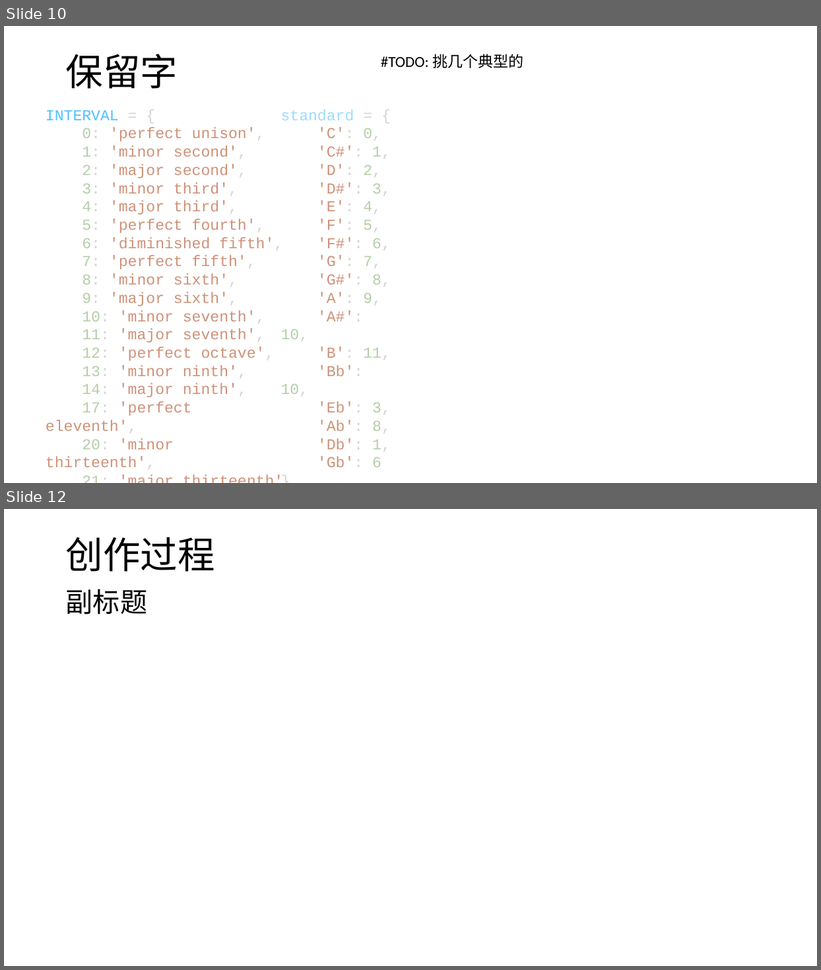
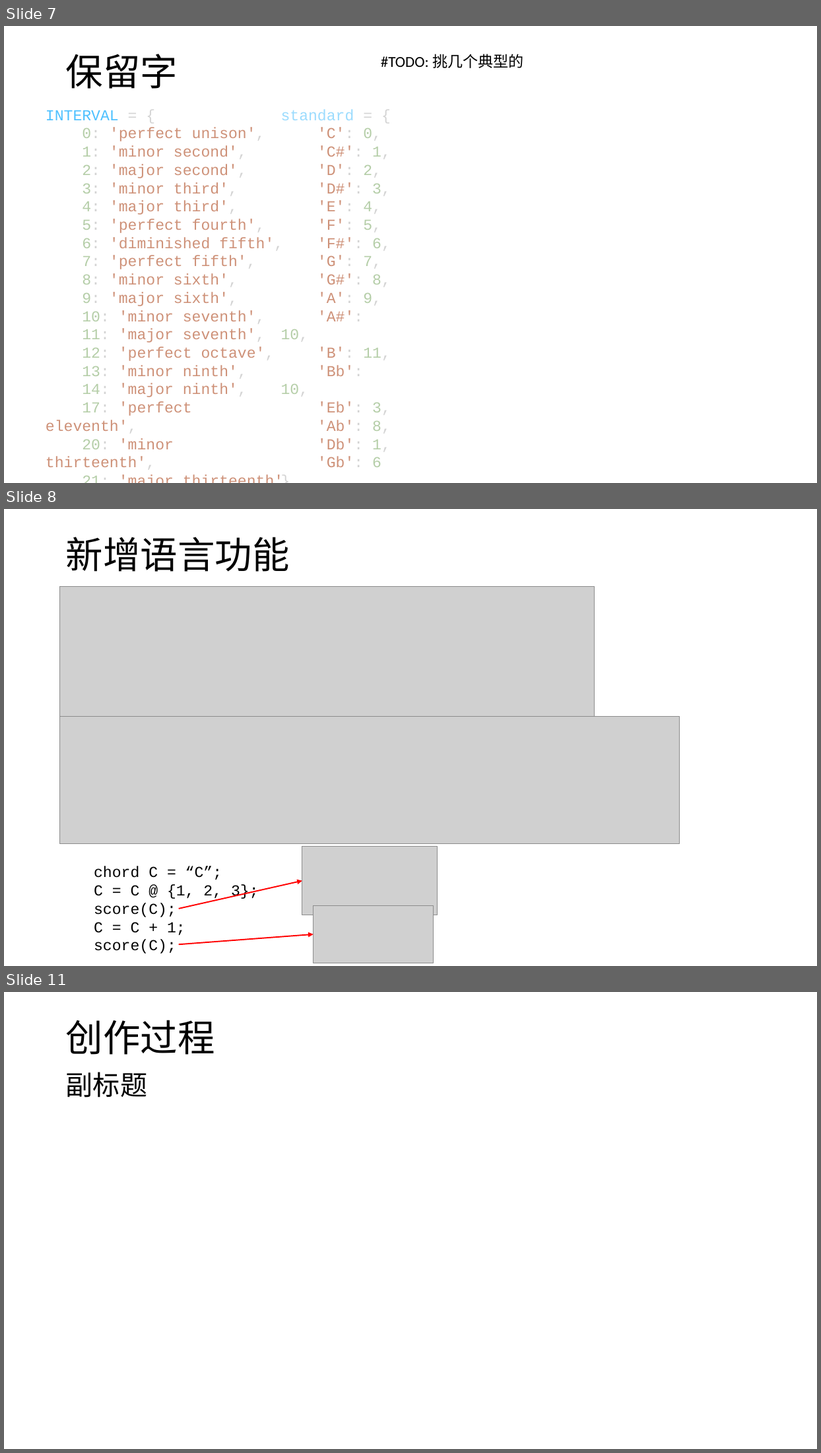
Before and after one commit to hyc2026/musicode, a slide deck: musicode展示.pptx. Shown one above the other, each under a label of ours: slides 10 and 12 before the commit, slides 7, 8 and 11 after it; the slides between them are not shown. The pictures are 821x970 and 821x1453 pixels, drawn with LibreOffice and Linux fonts; fonts in the diff are those of the drawing; grey boxes stand for pictures. Boxes give left, top, right and bottom in pixels: in the first picture for what was removed or moved away, otherwise in the second. Text is boxed around its words. In the diff, an @@ line names an element or a change of style, - is before the commit and + after.

```diff
--- a/musicode展示.pptx
+++ b/musicode展示.pptx
@@ slide 8 added at bbox=[4, 509, 817, 966], background #FFFFFF @@
@@ text added at bbox=[66, 537, 290, 572], 44 pt, text #000000 @@
+新增语言功能
@@ picture added at bbox=[60, 586, 595, 717] @@
@@ picture added at bbox=[60, 716, 680, 844] @@
@@ picture added at bbox=[302, 847, 438, 916] @@
@@ text added at bbox=[94, 867, 259, 954], 18 pt, text #000000 @@
+chord C = “C”;
+C = C @ {1, 2, 3};
+score(C);
+C = C + 1;
+score(C);
@@ arrow added from (178, 909) to (302, 881), #FF0000 1.5 pt @@
@@ picture added at bbox=[314, 906, 434, 964] @@
@@ arrow added from (178, 945) to (314, 935), #FF0000 1.5 pt @@
@@ what was slide 10 is now slide 7 @@
@@ what was slide 12 is now slide 11 @@
```
Also in this commit, not shown: 1 slide changed, 3 other slides added, 5 slides removed.
